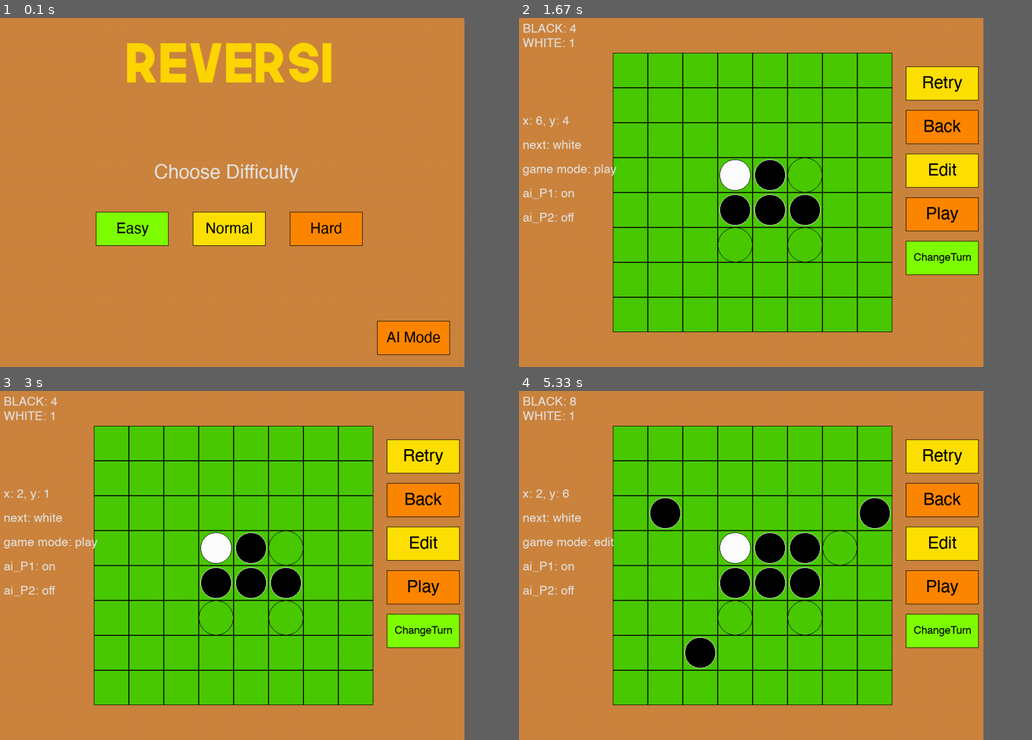
Above: before the commit, frames 1-4 (two rows, left to right).
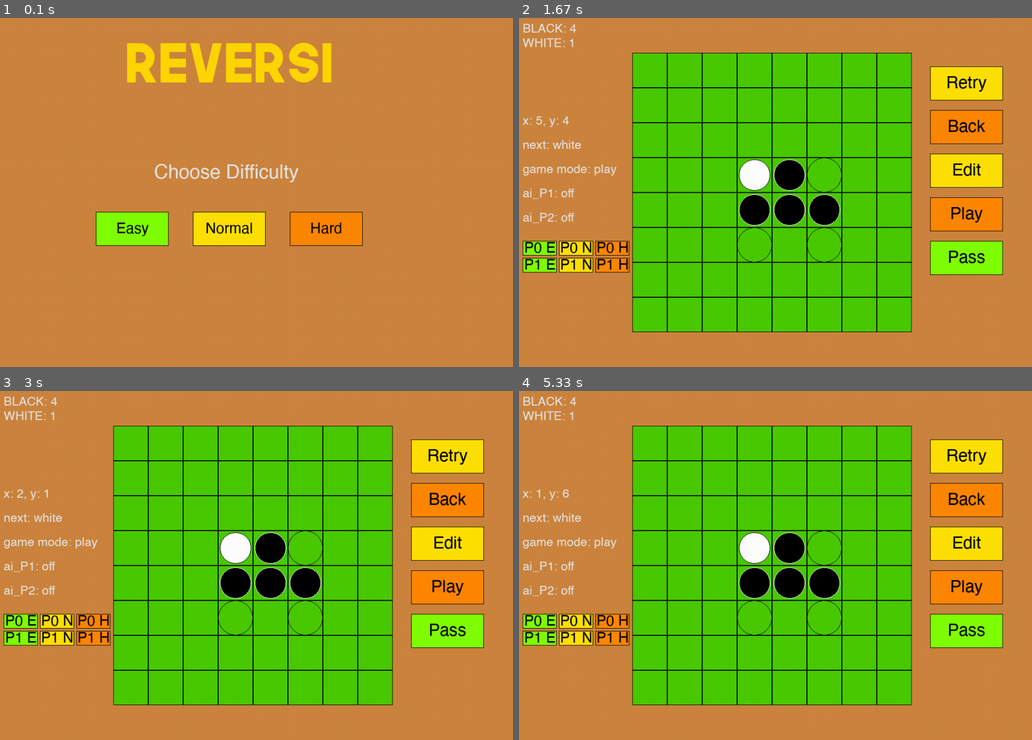
Above: after the commit, the same moments.

Repository: FermatPredictor/simple_ai_chess_algorithm
Game: pygame game, started from Pygame_chess/黑白棋/ui.py
Two runs of this game, one before a commit and one after it. Both use one fixed random seed, a clock stepped at 60 frames per second and the inputs below.
Inputs (mouse positions are in pixels of both pictures, inside the frame that each line leads up to):
- Up to frame 1 (0.1 s): no input
- Up to frame 2 (1.67 s): click (652, 227) at 0.38 s; click (775, 213) at 0.72 s; click (847, 70) at 1.05 s; click (831, 223) at 1.38 s
- Up to frame 3 (3 s): click (266, 446) at 1.72 s; click (230, 656) at 2.05 s; click (241, 506) at 2.38 s; click (184, 492) at 2.72 s
- Up to frame 4 (5.33 s): click (908, 534) at 3.05 s; click (934, 558) at 3.38 s; click (883, 502) at 3.72 s; click (796, 551) at 4.55 s; click (662, 502) at 4.88 s; click (698, 666) at 5.22 s
In our replay, the window is 815x611 before the commit and 900x611 after it. These sizes can differ from the game's own. Grey fills any space a smaller window leaves; there, only what the larger window draws over its background counts as a difference.

The runs differ from the first frame. In frame 1, 1.4% of the frame differs, in the area x 73-88%, y 86-97%; in frame 2, 18%; in frame 3, 18%; in frame 4, 20%, in the area x 0-95%, y 1-91%.

Commit message:
[Reversi] add the switch for ai

Diff:
--- a/Pygame_chess/黑白棋/globalvar.py
+++ b/Pygame_chess/黑白棋/globalvar.py
@@ -1,5 +1,5 @@
 # 視窗
-WIDTH, HEIGHT = 960, 720
+WIDTH, HEIGHT = 1060, 720
 
 # 創建顏色(三個參數為RGB)
 GREEN = (128,255,0)
--- a/Pygame_chess/黑白棋/reversifunc.py
+++ b/Pygame_chess/黑白棋/reversifunc.py
@@ -35,6 +35,7 @@
     def __init__(self, height, width):
         self.width = width
         self.height = height
+        self.eval_mode = 'weight'
 
     def isOnBoard(self, x, y):
         return 0 <= x < self.width and 0 <= y < self.height
@@ -78,17 +79,17 @@
         moves = {(x, y):self.isValidMove(state, x,y) for x in range(self.width) for y in range(self.height)}
         return {k:v for k,v in moves.items() if v}
 
+
     def evaluation_function(self, state, tile):
-        # for 8*8 的計分
-        score = 0
-        opp = 3-tile
+        score, opp = 0, 3^tile
         for x in range(8):
             for y in range(8):
                 if state.board[x][y] == tile:
-                    score += weights[x][y]
+                    score += weights[x][y] if self.eval_mode == 'weight' else 1
                 elif state.board[x][y] == opp:
-                    score -= weights[x][y]
+                    score -= weights[x][y] if self.eval_mode == 'weight' else 1
         return score
+
 
     def is_terminal(self, state):
         terminal = False
@@ -148,6 +149,15 @@
                     scores[tile] += 1
         return scores[1], scores[2]
 
+    def __count_empty_grid(self):
+        empty_grid = 0
+        for x in range(self.width):
+            for y in range(self.height):
+                if self.state.board[y][x]==0:
+                    empty_grid += 1
+        return empty_grid
+
     def ai_action(self):
+        self.game.eval_mode = 'weight' if self.__count_empty_grid()>10 else 'num'
         AI = MinimaxABAgent(3, self.get_turn(), self.game, self.state)
         AI.choose_action()
--- a/Pygame_chess/黑白棋/spriteclass.py
+++ b/Pygame_chess/黑白棋/spriteclass.py
@@ -45,19 +45,20 @@
         msg_rect.center = self.image.get_rect().center
         self.image.blit(msg, msg_rect.topleft)  #繪製訊息，自動將文字置中
 
-def tile_coord(x,y):
-    return (196+x*72, 72+y*72)
+
 
 # board tiles
 class tile(pygame.sprite.Sprite):
     def __init__(self, xInd, yInd, stone_type='.'):
-        self.xInd = xInd
-        self.yInd = yInd
-        ini_sprite(self, tile_coord(xInd, yInd), pic_path= "sprites/tile.png")
+        self.xInd, self.yInd = xInd, yInd
+        ini_sprite(self, self.__tile_coord(xInd, yInd), pic_path= "sprites/tile.png")
         if stone_type!=0:
             disks = {1: "sprites/b_disk.png", 2:"sprites/w_disk.png"}
             image = pygame.image.load(disks[stone_type])
             self.image.blit(image, (4,4))
+
+    def __tile_coord(self, x,y):
+        return (236+x*72, 72+y*72)
 
     def update(self, stone_type):
         image = pygame.image.load("sprites/tile.png")
--- a/Pygame_chess/黑白棋/ui.py
+++ b/Pygame_chess/黑白棋/ui.py
@@ -3,9 +3,6 @@
 import spriteclass as sc
 import reversifunc as rf
 import globalvar as gv
-
-
-
 
 pygame.init()
 
@@ -28,10 +25,7 @@
         my_buttons[i] = sc.my_button((200*(i+1), 400),(150, 70), color_dict[i], (gv.HELV, 30, gv.BLACK, f'{diff_dict[i]}'))
         buttons.add(my_buttons[i])
 
-    aiButton = sc.my_button((780, 625), (150, 70), gv.ORANGE, (gv.HELV, 30, gv.BLACK, 'AI Mode'))
-
     texts.add(gameTitle, chooseDiff)
-    buttons.add(aiButton)
 
     while True:
         for evi in pygame.event.get():
@@ -40,56 +34,13 @@
             if evi.type == pygame.MOUSEBUTTONDOWN:
                 for i in range(3):
                     if my_buttons[i].rect.collidepoint(pygame.mouse.get_pos()):
-                        gv.P1_ai = i+2
                         InGame()
-                if aiButton.rect.collidepoint(pygame.mouse.get_pos()):
-                    AiMode()
 
         screen.fill(gv.BROWN)
         buttons.draw(screen)
         texts.draw(screen)
         pygame.display.update()
 
-def AiMode():
-    texts = pygame.sprite.Group()
-    buttons = pygame.sprite.Group()
-
-    aiTitle = sc.text('AI Mode', gv.NEXT, 110, (260, 50), gv.GOLD)
-
-    def coord(X, Y):
-        return (200+200*X, 200+125*Y)
-
-    my_buttons = [[None]*3 for _ in range(3)]
-    color_dict = {0:gv.GREEN, 1:gv.YELLOW, 2:gv.ORANGE}
-    diff_dict = {0:'E', 1:'N', 2:'H'}
-    for i in range(3):
-        for j in range(3):
-            my_buttons[i][j] = sc.my_button(coord(j, i),(150, 70), color_dict[i], (gv.HELV, 30, gv.BLACK, f'{diff_dict[i]} v {diff_dict[j]}'))
-            buttons.add(my_buttons[i][j])
-    backButton = sc.my_button((780, 625),(150, 70), gv.ORANGE, (gv.HELV, 30, gv.BLACK, 'Back'))
-
-    texts.add(aiTitle)
-    buttons.add(backButton)
-
-    while True:
-        for eva in pygame.event.get():
-            if eva.type == pygame.QUIT:
-                pygame.display.quit()
-
-            if eva.type == pygame.MOUSEBUTTONDOWN:
-                for i in range(3):
-                    for j in range(3):
-                        if my_buttons[i][j].rect.collidepoint(pygame.mouse.get_pos()):
-                            gv.P1_ai = i+2
-                            gv.P2_ai = j+2
-                            InGame()
-                if backButton.rect.collidepoint(pygame.mouse.get_pos()):
-                    Intro()
-
-        screen.fill(gv.BROWN)
-        buttons.draw(screen)
-        texts.draw(screen)
-        pygame.display.update()
 
 # gameplay
 def InGame():
@@ -99,12 +50,23 @@
     buttons = pygame.sprite.Group()
     ui_board = sc.chessBoard(game.get_board())
 
-    retryButton = sc.my_button((800, 100), (150, 70), gv.YELLOW, (gv.HELV, 35, gv.BLACK, 'Retry'))
-    backButton = sc.my_button((800, 190), (150, 70), gv.ORANGE, (gv.HELV, 35, gv.BLACK, 'Back'))
-    editButton = sc.my_button((800, 280), (150, 70), gv.YELLOW, (gv.HELV, 35, gv.BLACK, 'Edit'))
-    playButton = sc.my_button((800, 370), (150, 70), gv.ORANGE, (gv.HELV, 35, gv.BLACK, 'Play'))
-    turnButton = sc.my_button((800, 460), (150, 70), gv.GREEN, (gv.HELV, 22, gv.BLACK, 'ChangeTurn'))
-    buttons.add(retryButton, backButton, playButton, editButton, turnButton)
+    my_buttons = [None]*5
+    my_button_texts = ['Retry', 'Back', 'Edit', 'Play', 'Pass']
+    my_button_colors = [gv.YELLOW, gv.ORANGE, gv.YELLOW, gv.ORANGE, gv.GREEN]
+    for i in range(5):
+        my_buttons[i] = sc.my_button((850, 100+90*i), (150, 70), my_button_colors[i], (gv.HELV, 35, gv.BLACK, my_button_texts[i]))
+        buttons.add(my_buttons[i])
+
+    def coord(X, Y):
+        return (10+75*X, 460+35*Y)
+
+    ai_buttons = [[None]*3 for _ in range(2)]
+    color_dict = {0:gv.GREEN, 1:gv.YELLOW, 2:gv.ORANGE}
+    diff_dict = {0:'E', 1:'N', 2:'H'}
+    for i in range(2):
+        for j in range(3):
+            ai_buttons[i][j] = sc.my_button(coord(j, i),(70, 30), color_dict[j], (gv.HELV, 30, gv.BLACK, f'P{i} {diff_dict[j]}'))
+            buttons.add(ai_buttons[i][j])
 
     blackScore, whiteScore = 2, 2
     click_x, click_y = None, None
@@ -148,20 +110,28 @@
                         if MODE == 'play' and not is_ai_turn():
                             game.make_move(click_x, click_y)
 
-                if retryButton.rect.collidepoint(pygame.mouse.get_pos()):
+                if my_buttons[0].rect.collidepoint(pygame.mouse.get_pos()):
                     InGame()
 
-                if backButton.rect.collidepoint(pygame.mouse.get_pos()):
+                if my_buttons[1].rect.collidepoint(pygame.mouse.get_pos()):
                     Intro()
 
-                if playButton.rect.collidepoint(pygame.mouse.get_pos()):
+                if my_buttons[2].rect.collidepoint(pygame.mouse.get_pos()):
                     MODE = 'play'
 
-                if editButton.rect.collidepoint(pygame.mouse.get_pos()):
+                if my_buttons[3].rect.collidepoint(pygame.mouse.get_pos()):
                     MODE = 'edit'
 
-                if turnButton.rect.collidepoint(pygame.mouse.get_pos()):
+                if my_buttons[4].rect.collidepoint(pygame.mouse.get_pos()):
                     game.change_turn()
+
+                for i in range(2):
+                    for j in range(3):
+                        if ai_buttons[i][j].rect.collidepoint(pygame.mouse.get_pos()):
+                            if i==0:
+                                gv.P1_ai = 0 if gv.P1_ai else j+2
+                            elif i==1:
+                                gv.P2_ai = 0 if gv.P2_ai else j+2
 
         blackScore, whiteScore = game.getScoreOfBoard()
         blackText = sc.text(f'BLACK: {blackScore}', gv.HELV, 25, (10, 10), gv.GREY)
